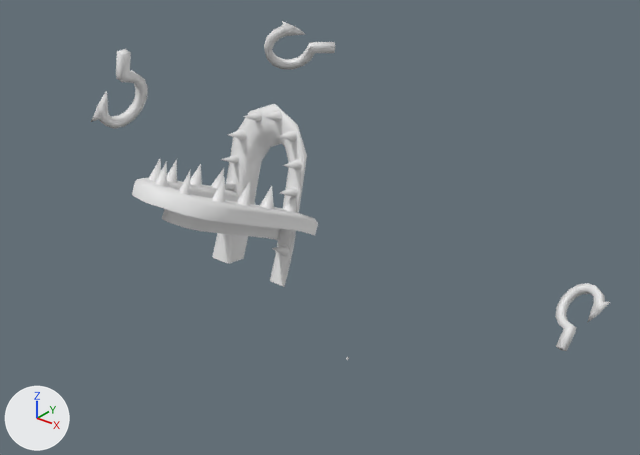
A saved change to the FBX model Assets/Artists/Thijmen/FBX/Fish Bear.fbx.
Both versions are drawn from a 50 mm lens placed at (446.0, -603.0, 511.0), pointed at (20.0, -70.0, 180.0). Every picture has the same lights, and +X, +Y and +Z are marked at lower left. The picture after the commit comes second. Where no turn or scale is listed for an object, it has been applied to the vertices.

The scene before the commit, as lines of its bpy script (objects in view):
```python
me_plane_004 = bpy.data.meshes.new('Plane.004')
me_plane_004.from_pydata(...)  # 86 vertices, 86 faces; spans x -85.4..-43.6, y 102.3..166.5, z 200.2..244.9
me_plane_005 = bpy.data.meshes.new('Plane.005')
me_plane_005.from_pydata(...)  # 86 vertices, 86 faces; spans x -41.0..15.2, y 254.4..317.8, z 51.4..80.1
me_plane_006 = bpy.data.meshes.new('Plane.006')
me_plane_006.from_pydata(...)  # 86 vertices, 86 faces; spans x 61.2..109.2, y 135.3..173.3, z 43.9..104.4
me_plane_007 = bpy.data.meshes.new('Plane.007')
me_plane_007.from_pydata(...)  # 231 vertices, 232 faces; spans x -45.0..45.5, y 141.5..188.8, z 88.5..234.0
me_plane_008 = bpy.data.meshes.new('Plane.008')
me_plane_008.from_pydata(...)  # 252 vertices, 254 faces; spans x -40.2..40.2, y 109.7..148.0, z 95.8..235.5
ob_hook = bpy.data.objects.new('hook', me_plane_004)
ob_hook.location = (23.8, 65.3, 246.3)
ob_hook.rotation_euler = (-0.863, 0.12, 2.369)  # degrees (-49, 6.9, 136)
ob_hook_001 = bpy.data.objects.new('hook.001', me_plane_005)
ob_hook_001.location = (-41.7, 221.2, 68.1)
ob_hook_001.rotation_euler = (0.711, 0.362, -3.066)  # degrees (41, 21, -176)
ob_hook_002 = bpy.data.objects.new('hook.002', me_plane_006)
ob_hook_002.location = (17.0, 20.9, 39.6)
ob_hook_002.rotation_euler = (-0.242, 0.00329, -0.637)  # degrees (-14, 0.2, -36)
ob_lower_jaw = bpy.data.objects.new('Lower jaw', me_plane_008)
ob_lower_jaw.location = (0.0, -35.3, 34.4)
ob_lower_jaw.rotation_euler = (0.251, 0.0, -3.142)  # degrees (14, 0, -180)
ob_upper_jaw = bpy.data.objects.new('Upper jaw', me_plane_007)
ob_upper_jaw.location = (0.0, 45.1, 319.6)
ob_upper_jaw.rotation_euler = (-1.153, 0.0, -3.142)  # degrees (-66, 0, -180)
```
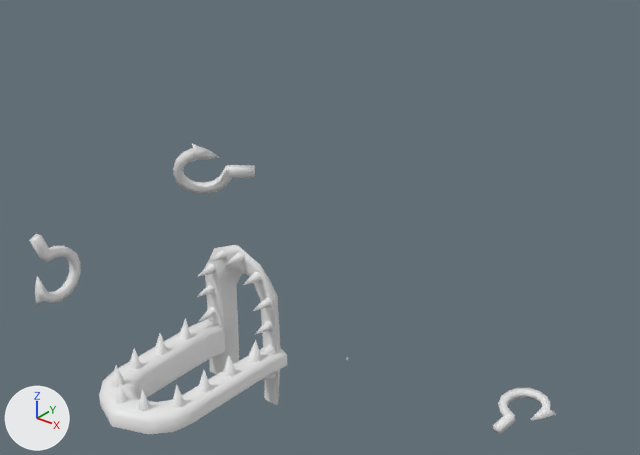
Commit message: reimported fishbear

What differs and where, as boxes (x1, y1, x2, y2) in the pictures (640 x 455 px):
'Upper jaw', moved, turned
    before: (132, 159, 318, 240)
    after: (99, 318, 287, 434)
'Lower jaw', moved, turned
    before: (212, 104, 307, 287)
    after: (197, 245, 281, 406)
'hook', moved, turned
    before: (91, 49, 148, 129)
    after: (29, 234, 81, 307)
'hook.001', moved, turned
    before: (264, 21, 335, 70)
    after: (173, 144, 255, 194)
'hook.002', moved, turned
    before: (555, 283, 610, 351)
    after: (493, 388, 557, 434)

Diff of the bpy script that builds the scene:
```diff
--- a/Assets/Artists/Thijmen/FBX/Fish Bear.fbx.py
+++ b/Assets/Artists/Thijmen/FBX/Fish Bear.fbx.py
@@ ob_hook_001 @@
 ob_hook_001 = bpy.data.objects.new('hook.001', me_plane_005)
-ob_hook_001.location = (-41.7, 221.2, 68.1)
-ob_hook_001.rotation_euler = (0.711, 0.362, -3.066)  # degrees (41, 21, -176)
+ob_hook_001.location = (0.0, 50.4, -7.4)
+ob_hook_001.rotation_euler = (0.76, 0.362, -3.066)  # degrees (44, 21, -176)
@@ ob_hook_002 @@
 ob_hook_002 = bpy.data.objects.new('hook.002', me_plane_006)
-ob_hook_002.location = (17.0, 20.9, 39.6)
-ob_hook_002.rotation_euler = (-0.242, 0.00329, -0.637)  # degrees (-14, 0.2, -36)
+ob_hook_002.location = (-2.0, -4.9, 53.4)
+ob_hook_002.rotation_euler = (-0.927, 0.00329, -0.637)  # degrees (-53, 0.2, -36)
@@ ob_lower_jaw @@
 ob_lower_jaw = bpy.data.objects.new('Lower jaw', me_plane_008)
-ob_lower_jaw.location = (0.0, -35.3, 34.4)
-ob_lower_jaw.rotation_euler = (0.251, 0.0, -3.142)  # degrees (14, 0, -180)
+ob_lower_jaw.location = (0.0, -15.4, -40.2)
+ob_lower_jaw.rotation_euler = (-0.036, 0.0, -3.142)  # degrees (-2.1, 0, -180)
@@ ob_hook @@
 ob_hook = bpy.data.objects.new('hook', me_plane_004)
-ob_hook.location = (23.8, 65.3, 246.3)
-ob_hook.rotation_euler = (-0.863, 0.12, 2.369)  # degrees (-49, 6.9, 136)
+ob_hook.location = (-24.9, 8.0, 204.0)
+ob_hook.rotation_euler = (-1.274, 0.12, 2.369)  # degrees (-73, 6.9, 136)
@@ ob_upper_jaw @@
 ob_upper_jaw = bpy.data.objects.new('Upper jaw', me_plane_007)
-ob_upper_jaw.location = (0.0, 45.1, 319.6)
-ob_upper_jaw.rotation_euler = (-1.153, 0.0, -3.142)  # degrees (-66, 0, -180)
+ob_upper_jaw.location = (0.0, -54.0, 265.2)
+ob_upper_jaw.rotation_euler = (-1.563, 0.0, -3.142)  # degrees (-90, 0, -180)
```
